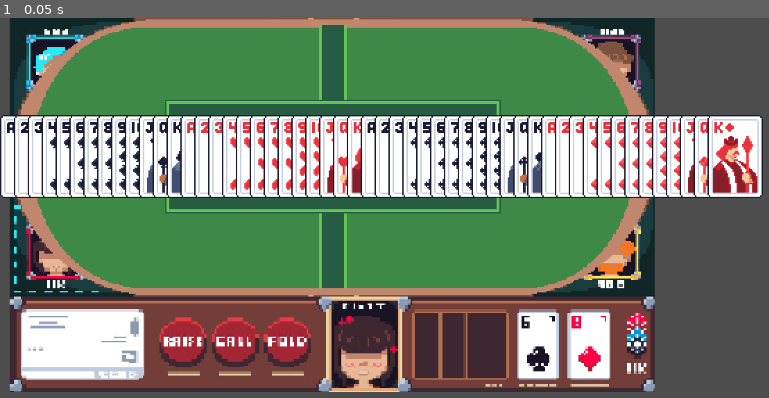
Above: before the commit, frame 1.
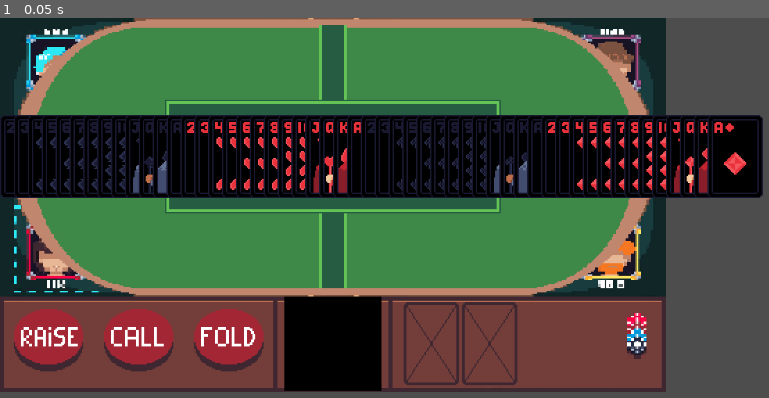
Above: after the commit, the same moment.

Repository: DrRGBaum/PokerAI
Game: Godot game, scene res://scenes/kevin_was_here.tscn
The game is run twice, just before and just after one commit, with the same random seed, the same clock (stepped at 60 frames per second) and the same inputs.
Inputs:
- Up to frame 1 (0.05 s): no input

The runs differ from the first frame. In frame 1, 35% of the frame differs, in the area x 0-100%, y 0-99%.

Commit message:
dark mode karte

Diff:
--- a/scenes/card.tscn
+++ b/scenes/card.tscn
@@ -1,6 +1,6 @@
 [gd_scene load_steps=3 format=3 uid="uid://okvdo5etcrma"]
 
-[ext_resource type="Texture2D" uid="uid://b66nf5bg6qiud" path="res://assets/PixelPokerTest.png" id="1_fwrej"]
+[ext_resource type="Texture2D" uid="uid://bsustki1y5k7" path="res://assets/PixelCardsDark.png" id="1_jevle"]
 
 [sub_resource type="GDScript" id="GDScript_f4ry0"]
 script/source = "extends Node2D
@@ -36,6 +36,6 @@
 
 [node name="PixelPokerTest" type="Sprite2D" parent="."]
 scale = Vector2(2, 2)
-texture = ExtResource("1_fwrej")
+texture = ExtResource("1_jevle")
 region_enabled = true
 region_rect = Rect2(0, 0, 40, 60)
--- a/scenes/kevin_was_here.tscn
+++ b/scenes/kevin_was_here.tscn
@@ -1,6 +1,6 @@
 [gd_scene load_steps=4 format=3 uid="uid://mwkit2xcnixu"]
 
-[ext_resource type="Texture2D" uid="uid://mtmjw6w52sjf" path="res://assets/pokerTablev0.1.png" id="1_ly8ou"]
+[ext_resource type="Texture2D" uid="uid://bs82sgjchvj7n" path="res://assets/pokerTableV0.5.png" id="1_bf4rc"]
 [ext_resource type="Script" path="res://scripts/cardStack.gd" id="2_bowx6"]
 
 [sub_resource type="GDScript" id="GDScript_mi2am"]
@@ -8,8 +8,6 @@
 
 # hier läuft die game logic
 # also rundenablauf usw
-
-
 
 # Called when the node enters the scene tree for the first time.
 func _ready():
@@ -28,11 +26,11 @@
 [node name="KevinWasHere" type="Node2D"]
 script = SubResource("GDScript_mi2am")
 
-[node name="PokerTablev0_1" type="Sprite2D" parent="."]
-z_index = -1
+[node name="cardStack" type="Node2D" parent="."]
+z_index = 1
+script = ExtResource("2_bowx6")
+
+[node name="PokerTableV0_5" type="Sprite2D" parent="."]
 position = Vector2(480, 270)
 scale = Vector2(2, 2)
-texture = ExtResource("1_ly8ou")
-
-[node name="cardStack" type="Node2D" parent="."]
-script = ExtResource("2_bowx6")
+texture = ExtResource("1_bf4rc")
Binary file added: assets/PixelCards.png
Not shown, changed: assets/PixelCards.png.import
Binary file added: assets/PixelCardsDark.png
Not shown, added: assets/PixelCardsDark.png.import
Binary file removed: assets/PixelPokerTest.png
Binary file removed: assets/pixelPokerSetEdit.png
Binary file changed: assets/pokerTable.ase
Binary file added: assets/pokerTableV0.5.png
Not shown, changed: assets/pokerTableV0.5.png.import
